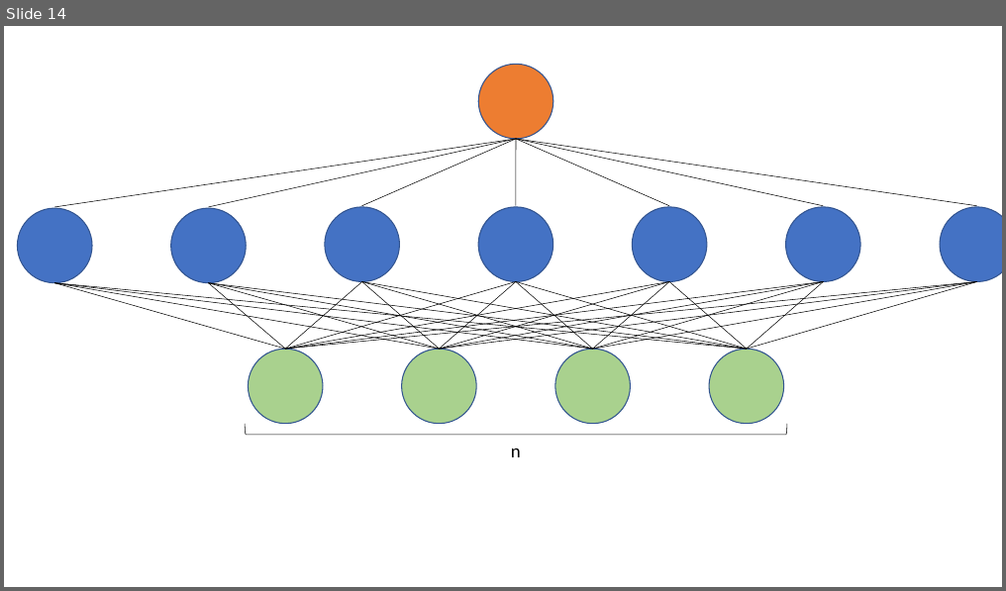
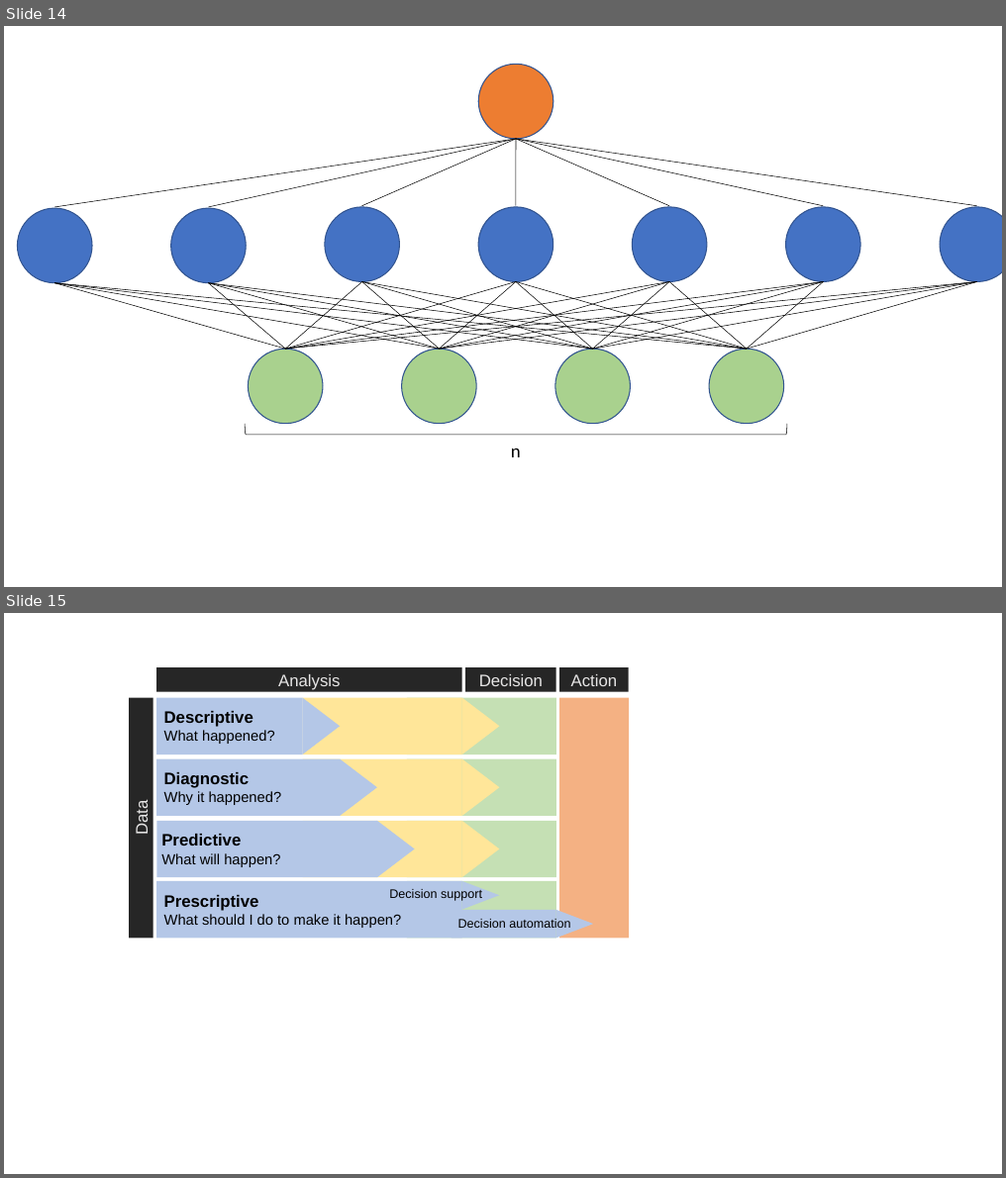
Before and after one commit to w4bo/AA2425-unibo-mldm, a slide deck: slides/img/figures.pptx. Shown one above the other, each under a label of ours: slide 14 before the commit, slides 14 and 15 after it. The pictures are 1006x591 and 1006x1178 pixels, drawn with LibreOffice and Linux fonts; fonts in the diff are those of the drawing. Boxes give left, top, right and bottom in pixels: in the first picture for what was removed or moved away, otherwise in the second. Text is boxed around its words. In the diff, an @@ line names an element or a change of style, - is before the commit and + after.

```diff
--- a/slides/img/figures.pptx
+++ b/slides/img/figures.pptx
@@ slide 15 added at bbox=[4, 613, 1002, 1174], background #FFFFFF @@
@@ rectangle added at bbox=[156, 667, 462, 691], fill #262626, 16 pt, text #E7E6E6 @@
+Analysis
@@ rectangle added at bbox=[466, 667, 556, 691], fill #262626, 16 pt, text #E7E6E6 @@
+Decision
@@ rectangle added at bbox=[559, 667, 629, 691], fill #262626, 16 pt, text #E7E6E6 @@
+Action
@@ rectangle added at bbox=[129, 698, 152, 939], fill #262626, 16 pt, text #E7E6E6 @@
+Data
@@ rectangle added at bbox=[156, 698, 302, 755], fill #B4C7E7 @@
@@ rectangle added at bbox=[302, 698, 461, 755], fill #FFE699 @@
@@ triangle added at bbox=[303, 697, 341, 755], fill #B4C7E7 @@
@@ rectangle added at bbox=[407, 697, 556, 755], fill #C5E0B4 @@
@@ triangle added at bbox=[462, 697, 500, 755], fill #FFE699 @@
@@ rectangle added at bbox=[559, 697, 629, 938], fill #F4B183 @@
@@ text added at bbox=[164, 711, 275, 744], 14 pt, text #000000 @@
+Descriptive
+What happened?
@@ rectangle added at bbox=[156, 760, 340, 816], fill #B4C7E7 @@
@@ rectangle added at bbox=[302, 760, 461, 816], fill #FFE699 @@
@@ triangle added at bbox=[340, 759, 377, 816], fill #B4C7E7 @@
@@ rectangle added at bbox=[407, 759, 556, 816], fill #C5E0B4 @@
@@ triangle added at bbox=[462, 759, 500, 816], fill #FFE699 @@
@@ text added at bbox=[164, 772, 282, 805], 14 pt, text #000000 @@
+Diagnostic
+Why it happened?
@@ rectangle added at bbox=[156, 820, 377, 877], fill #B4C7E7 @@
@@ text added at bbox=[161, 834, 280, 867], 14 pt, text #000000 @@
+Predictive
+What will happen?
@@ rectangle added at bbox=[302, 821, 461, 877], fill #FFE699 @@
@@ triangle added at bbox=[377, 821, 414, 878], fill #B4C7E7 @@
@@ rectangle added at bbox=[407, 821, 556, 878], fill #C5E0B4 @@
@@ triangle added at bbox=[462, 821, 500, 878], fill #FFE699 @@
@@ rectangle added at bbox=[156, 881, 462, 939], fill #B4C7E7 @@
@@ text added at bbox=[164, 895, 401, 928], 14 pt, text #000000 @@
+Prescriptive
+What should I do to make it happen?
@@ text added at bbox=[389, 889, 482, 901], 12 pt, text #000000 @@
+Decision support
@@ rectangle added at bbox=[407, 881, 556, 939], fill #C5E0B4 @@
@@ triangle added at bbox=[462, 881, 500, 909], fill #B4C7E7 @@
@@ rectangle added at bbox=[451, 910, 556, 939], fill #B4C7E7 @@
@@ text added at bbox=[458, 919, 570, 928], 12 pt, text #000000 @@
+Decision automation
@@ triangle added at bbox=[555, 910, 593, 939], fill #B4C7E7 @@
```
Also in this commit, not shown: 3 other slides added, 17 other files.
